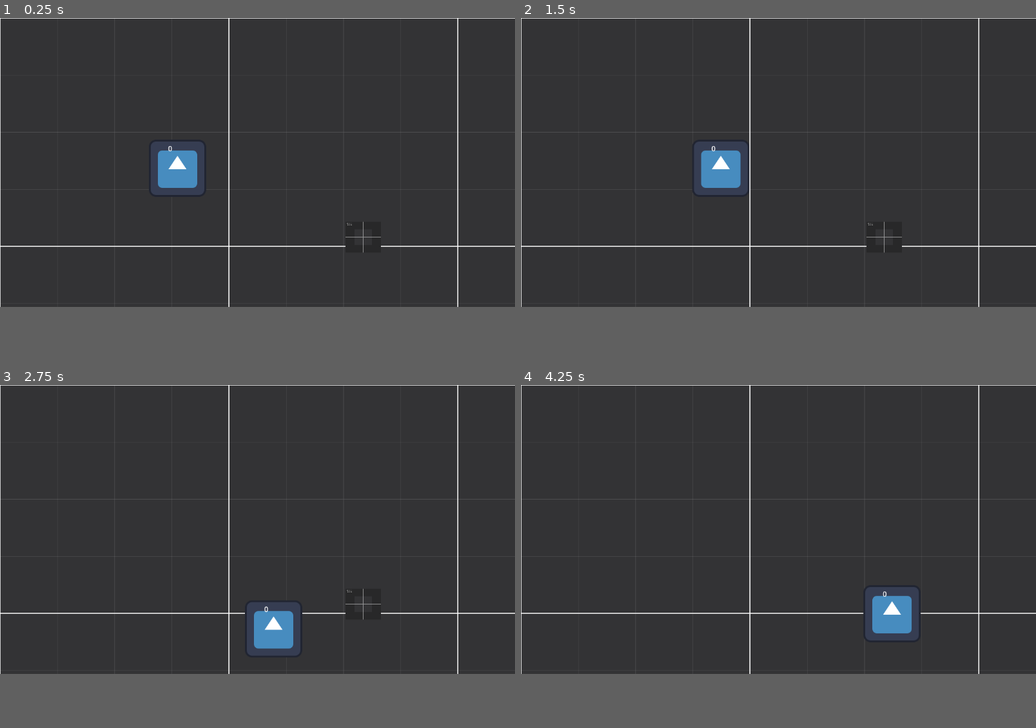
Above: before the commit, frames 1-4 (two rows, left to right).
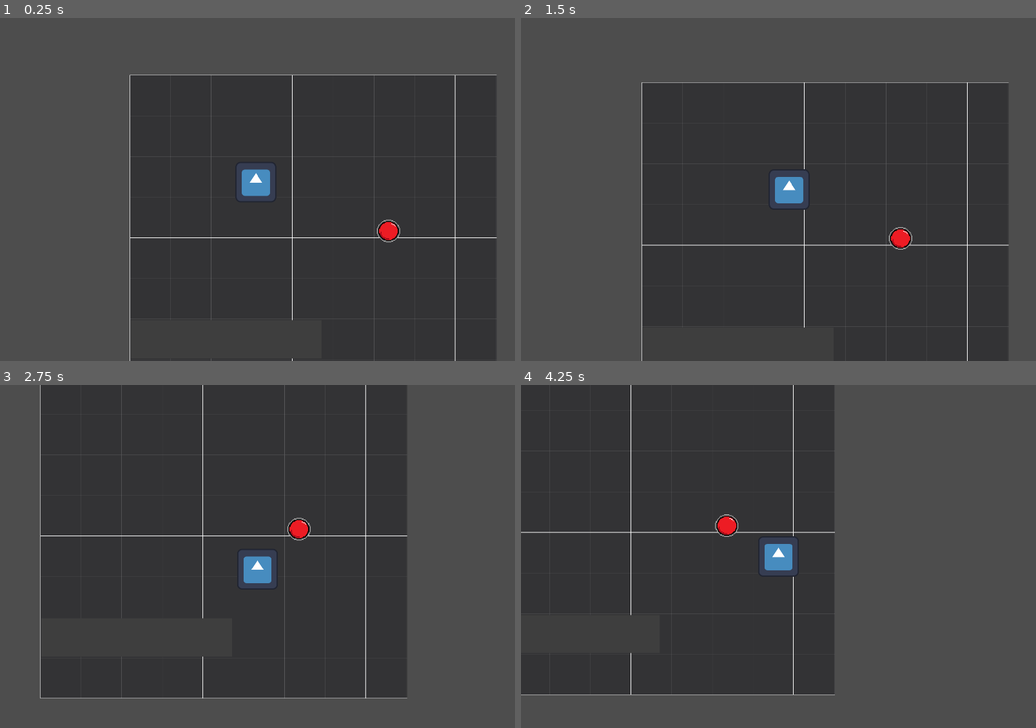
Above: after the commit, the same moments.

Repository: mEthan-e/BrainlessGameJam
Game: Godot game, scene res://Scenes/Levels/main.tscn
The game is run twice, just before and just after one commit, with the same random seed, the same clock (stepped at 60 frames per second) and the same inputs. Before the commit the project starts from res://Scenes/main.tscn. The engine's default icon, where the game draws it, is replaced by a stand-in: a white triangle on a blue panel in a dark square.
Inputs (mouse positions are in pixels of both pictures, inside the frame that each line leads up to; where the layout moved, square brackets give the same spot in the first picture):
- Up to frame 1 (0.25 s): no input
- Up to frame 2 (1.5 s): click (778, 162) [696, 168] at 0.5 s; tap Enter at 1.25 s; hold D (right) from 1.28 s (still down); tap Z (merge, bound only before the commit) at 1.35 s
- Up to frame 3 (2.75 s): release D (right) at 2.03 s; hold S (down) from 2.03 s (still down); tap Z (merge, bound only before the commit) at 2.1 s
- Up to frame 4 (4.25 s): release S (down) at 2.78 s; hold D (right) 2.78-3.53 s; tap E (split) at 2.85 s; tap Z (merge, bound only before the commit) at 3.05, 3.6 s; hold Q (Regroup, bound only before the commit) from 3.53 s (still down)
In our replay, the window is 799x449 before the commit and 799x533 after it. These sizes can differ from the game's own. Grey fills any space a smaller window leaves; there, only what the larger window draws over its background counts as a difference.

The runs differ from the first frame. In frame 1, 44% of the frame differs, in the area x 0-100%, y 0-100%; in frame 2, 45%; in frame 3, 33%; in frame 4, 37%.

Commit message:
Huge Update
Added camera switching and following, doors, made better buttons, and some other shit

Diff:
--- /dev/null
+++ b/brainless-game-jam-game/Scenes/Essentials/camera.tscn
@@ -0,0 +1,9 @@
+[gd_scene format=3 uid="uid://ddicf3rvq1hck"]
+
+[ext_resource type="Script" uid="uid://cln3wfylqp6dr" path="res://Scripts/camera_follow.gd" id="1_375tr"]
+
+[node name="Camera" type="Camera2D" unique_id=1898050018]
+position_smoothing_enabled = true
+position_smoothing_speed = 10.0
+editor_draw_limits = true
+script = ExtResource("1_375tr")
--- a/brainless-game-jam-game/Scenes/playerParts/testPlayer.tscn
+++ b/brainless-game-jam-game/Scenes/Essentials/testPlayer.tscn
@@ -23,11 +23,4 @@
 flat = true
 metadata/_edit_use_anchors_ = true
 
-[node name="Label" type="Label" parent="." unique_id=1349143030]
-offset_left = -21.0
-offset_top = -56.0
-offset_right = 19.0
-offset_bottom = -33.0
-text = "ID"
-
 [connection signal="pressed" from="Button" to="." method="_on_button_pressed"]
--- /dev/null
+++ b/brainless-game-jam-game/Scenes/LevelDesign/bridge.tscn
@@ -0,0 +1,23 @@
+[gd_scene format=3 uid="uid://cptd3dyi3j6ja"]
+
+[ext_resource type="Script" uid="uid://4111jofjex2g" path="res://bridge.gd" id="1_3mp33"]
+
+[sub_resource type="RectangleShape2D" id="RectangleShape2D_ys4pu"]
+size = Vector2(39, 39)
+
+[node name="Bridge" type="StaticBody2D" unique_id=1914672110]
+scale = Vector2(3, 3)
+script = ExtResource("1_3mp33")
+
+[node name="CollisionShape2D" type="CollisionShape2D" parent="." unique_id=201390087]
+position = Vector2(20.166668, 20.166668)
+shape = SubResource("RectangleShape2D_ys4pu")
+
+[node name="ColorRect" type="ColorRect" parent="." unique_id=987458050]
+offset_left = 20.333334
+offset_top = 20.333334
+offset_right = 60.333336
+offset_bottom = 60.333336
+offset_transform_enabled = true
+offset_transform_position = Vector2(-19.83, -20.055)
+color = Color(0.24477637, 0.2447764, 0.24477637, 1)
--- /dev/null
+++ b/brainless-game-jam-game/Scenes/LevelDesign/button.tscn
@@ -0,0 +1,26 @@
+[gd_scene format=3 uid="uid://chcs4eibohqhi"]
+
+[ext_resource type="Script" uid="uid://c01q7n361vphh" path="res://Scripts/button.gd" id="1_0kpiu"]
+[ext_resource type="Texture2D" uid="uid://cmfyvmtjlqk35" path="res://Textures/button.png" id="2_0kpiu"]
+[ext_resource type="Texture2D" uid="uid://csbpfbshtslsv" path="res://Textures/button_pressed.png" id="3_smycg"]
+
+[sub_resource type="RectangleShape2D" id="RectangleShape2D_ht7lc"]
+size = Vector2(73, 71)
+
+[node name="Button" type="Node2D" unique_id=1649036504]
+script = ExtResource("1_0kpiu")
+basic_texture = ExtResource("2_0kpiu")
+pressed_texture = ExtResource("3_smycg")
+
+[node name="Area2D" type="Area2D" parent="." unique_id=445931652]
+
+[node name="Button" type="Sprite2D" parent="Area2D" unique_id=816067832]
+scale = Vector2(2.359375, 2.359375)
+texture = ExtResource("2_0kpiu")
+
+[node name="CollisionShape2D" type="CollisionShape2D" parent="Area2D" unique_id=1212045520]
+position = Vector2(1.5, 0.5)
+shape = SubResource("RectangleShape2D_ht7lc")
+
+[connection signal="body_entered" from="Area2D" to="." method="_on_body_entered"]
+[connection signal="body_exited" from="Area2D" to="." method="_on_body_exited"]
--- /dev/null
+++ b/brainless-game-jam-game/Scenes/LevelDesign/wall.tscn
@@ -0,0 +1,16 @@
+[gd_scene format=3 uid="uid://dijj71fhxb6xw"]
+
+[sub_resource type="RectangleShape2D" id="RectangleShape2D_pb32r"]
+size = Vector2(2223, 563)
+
+[node name="Wall" type="StaticBody2D" unique_id=1311654722]
+
+[node name="CollisionShape2D" type="CollisionShape2D" parent="." unique_id=104799808]
+position = Vector2(1108.5, -201.5)
+shape = SubResource("RectangleShape2D_pb32r")
+
+[node name="ColorRect" type="ColorRect" parent="." unique_id=165637298]
+offset_top = -1130.0
+offset_right = 2221.0
+offset_bottom = 81.0
+color = Color(0.24115604, 0.24115604, 0.24115604, 1)
--- /dev/null
+++ b/brainless-game-jam-game/Scenes/Levels/main.tscn
@@ -0,0 +1,32 @@
+[gd_scene format=3 uid="uid://dvtwiau6yd6nj"]
+
+[ext_resource type="Texture2D" uid="uid://bl17ur46t82ft" path="res://Dark/texture_01.png" id="1_7i1ub"]
+[ext_resource type="PackedScene" uid="uid://chcs4eibohqhi" path="res://Scenes/LevelDesign/button.tscn" id="2_w0lsm"]
+[ext_resource type="PackedScene" uid="uid://cnivocjgwguo8" path="res://Scenes/Essentials/testPlayer.tscn" id="3_tpkgp"]
+[ext_resource type="PackedScene" uid="uid://ddicf3rvq1hck" path="res://Scenes/Essentials/camera.tscn" id="4_irfg1"]
+[ext_resource type="PackedScene" uid="uid://cptd3dyi3j6ja" path="res://Scenes/LevelDesign/bridge.tscn" id="5_5sf7f"]
+
+[node name="Main" type="Node2D" unique_id=47202430]
+
+[node name="BG" type="TextureRect" parent="." unique_id=334352541]
+offset_right = 1154.0
+offset_bottom = 1024.0
+mouse_filter = 2
+texture = ExtResource("1_7i1ub")
+stretch_mode = 1
+
+[node name="Button" parent="." unique_id=1649036504 instance=ExtResource("2_w0lsm")]
+position = Vector2(813, 491)
+
+[node name="TestPlayer" parent="." unique_id=1252202136 instance=ExtResource("3_tpkgp")]
+position = Vector2(397, 337)
+
+[node name="Camera" parent="." unique_id=1898050018 instance=ExtResource("4_irfg1")]
+position = Vector2(461, 636)
+
+[node name="Bridge" parent="." unique_id=1914672110 instance=ExtResource("5_5sf7f")]
+position = Vector2(1.0000153, 772)
+scale = Vector2(15, 3)
+extention_length = 1.0
+
+[connection signal="button_pressed" from="Button" to="Bridge" method="extend" binds= [10.0]]
--- /dev/null
+++ b/brainless-game-jam-game/Scenes/Levels/tutorial.tscn
@@ -0,0 +1,54 @@
+[gd_scene format=3 uid="uid://c8sem0bcll1vv"]
+
+[ext_resource type="Texture2D" uid="uid://tpefjkhtaub" path="res://Textures/wasd.png" id="1_fenkg"]
+[ext_resource type="PackedScene" uid="uid://cnivocjgwguo8" path="res://Scenes/Essentials/testPlayer.tscn" id="2_302wg"]
+[ext_resource type="PackedScene" uid="uid://ddicf3rvq1hck" path="res://Scenes/Essentials/camera.tscn" id="3_idsh5"]
+[ext_resource type="PackedScene" uid="uid://cptd3dyi3j6ja" path="res://Scenes/LevelDesign/bridge.tscn" id="3_mhlsa"]
+[ext_resource type="PackedScene" uid="uid://dijj71fhxb6xw" path="res://Scenes/LevelDesign/wall.tscn" id="4_mhlsa"]
+[ext_resource type="PackedScene" uid="uid://chcs4eibohqhi" path="res://Scenes/LevelDesign/button.tscn" id="5_l2k66"]
+
+[node name="Tutorial" type="Node2D" unique_id=282511073]
+
+[node name="Label" type="Label" parent="." unique_id=1775194798]
+offset_left = 1654.0
+offset_top = 97.0
+offset_right = 2671.0
+offset_bottom = 279.0
+theme_override_font_sizes/font_size = 133
+text = "SPLIT TUTORIAL"
+
+[node name="Wasd" type="Sprite2D" parent="." unique_id=546777975]
+modulate = Color(1, 1, 1, 0.38431373)
+position = Vector2(754, 271)
+scale = Vector2(10.71875, 10.71875)
+texture = ExtResource("1_fenkg")
+
+[node name="Camera" parent="." unique_id=1898050018 instance=ExtResource("3_idsh5")]
+position = Vector2(201, -60)
+
+[node name="Bridge" parent="." unique_id=1914672110 instance=ExtResource("3_mhlsa")]
+position = Vector2(2412, 1215)
+rotation = -1.5707964
+scale = Vector2(30, 3)
+extention_length = 0.0
+
+[node name="Wall" parent="." unique_id=1311654722 instance=ExtResource("4_mhlsa")]
+scale = Vector2(2.1199996, 1)
+
+[node name="Wall3" parent="." unique_id=302341097 instance=ExtResource("4_mhlsa")]
+position = Vector2(-10, 1075)
+rotation = -3.1415927
+scale = Vector2(-2.120003, 1)
+
+[node name="Wall2" parent="." unique_id=878184505 instance=ExtResource("4_mhlsa")]
+position = Vector2(-68, 2272)
+rotation = 4.712389
+scale = Vector2(1.5443782, 1)
+
+[node name="Button" parent="." unique_id=1649036504 instance=ExtResource("5_l2k66")]
+position = Vector2(2002, 728)
+
+[node name="TestPlayer" parent="." unique_id=1252202136 instance=ExtResource("2_302wg")]
+position = Vector2(82, 170)
+
+[connection signal="button_pressed" from="Button" to="Bridge" method="extend" binds= [5.0]]
--- a/brainless-game-jam-game/Scenes/button.tscn
+++ /dev/null
@@ -1,22 +0,0 @@
-[gd_scene format=3 uid="uid://chcs4eibohqhi"]
-
-[ext_resource type="Script" uid="uid://cv4wq375vns4e" path="res://Scripts/pressbutton.gd" id="1_4xj2j"]
-[ext_resource type="Texture2D" uid="uid://dcxt5dq5hrcm3" path="res://Dark/texture_12.png" id="2_odr81"]
-
-[sub_resource type="RectangleShape2D" id="RectangleShape2D_ht7lc"]
-size = Vector2(78, 68)
-
-[node name="Button" type="Node2D" unique_id=1649036504]
-
-[node name="Area2D" type="Area2D" parent="." unique_id=445931652]
-script = ExtResource("1_4xj2j")
-
-[node name="Texture" type="Sprite2D" parent="Area2D" unique_id=1636757587]
-position = Vector2(-0.5, 0.5)
-scale = Vector2(0.077148445, 0.06738282)
-texture = ExtResource("2_odr81")
-
-[node name="CollisionShape2D" type="CollisionShape2D" parent="Area2D" unique_id=1212045520]
-shape = SubResource("RectangleShape2D_ht7lc")
-
-[connection signal="body_entered" from="Area2D" to="Area2D" method="_on_body_entered"]
--- a/brainless-game-jam-game/Scenes/main.tscn
+++ /dev/null
@@ -1,20 +0,0 @@
-[gd_scene format=3 uid="uid://dvtwiau6yd6nj"]
-
-[ext_resource type="Texture2D" uid="uid://bl17ur46t82ft" path="res://Dark/texture_01.png" id="1_bo1nx"]
-[ext_resource type="PackedScene" uid="uid://cnivocjgwguo8" path="res://Scenes/playerParts/testPlayer.tscn" id="1_jjgbg"]
-[ext_resource type="PackedScene" uid="uid://chcs4eibohqhi" path="res://Scenes/button.tscn" id="3_8gbba"]
-
-[node name="Main" type="Node2D" unique_id=47202430]
-
-[node name="TextureRect" type="TextureRect" parent="." unique_id=334352541]
-offset_right = 1154.0
-offset_bottom = 1024.0
-mouse_filter = 2
-texture = ExtResource("1_bo1nx")
-stretch_mode = 1
-
-[node name="Button" parent="." unique_id=1649036504 instance=ExtResource("3_8gbba")]
-position = Vector2(813, 491)
-
-[node name="TestPlayer" parent="." unique_id=1252202136 instance=ExtResource("1_jjgbg")]
-position = Vector2(397, 337)
--- /dev/null
+++ b/brainless-game-jam-game/Scripts/button.gd
@@ -0,0 +1,25 @@
+extends Node2D
+
+@onready var button: Sprite2D = $Area2D/Button
+@export var basic_texture: Texture
+@export var pressed_texture: Texture
+var current_body
+signal button_pressed
+
+var pressed: bool = false
+
+func _on_body_entered(body: Node2D) -> void:
+	if (body.is_in_group("players") && !pressed):
+		current_body = body
+		button.texture = pressed_texture
+		pressed = true
+
+
+func _on_body_exited(body: Node2D) -> void:
+	if (body.is_in_group("players") && body == current_body):
+		button.texture = basic_texture
+		pressed = false
+
+func _process(delta: float) -> void:
+	if (pressed):
+		emit_signal("button_pressed")
--- /dev/null
+++ b/brainless-game-jam-game/Scripts/camera_follow.gd
@@ -0,0 +1,8 @@
+extends Camera2D
+
+
+func _process(delta: float) -> void:
+	for sibling in get_parent().get_children():
+		if (sibling.is_in_group("players")):
+			if(sibling.is_controlling):
+				position = sibling.position
--- a/brainless-game-jam-game/Scripts/pressbutton.gd
+++ /dev/null
@@ -1,6 +0,0 @@
-extends Area2D
-
-func _on_body_entered(body: Node2D) -> void:
-
-	if body.name == "TestPlayer" or body.name == "testPlayer":
-		print("Button triggered!")
--- a/brainless-game-jam-game/Scripts/test_player.gd
+++ b/brainless-game-jam-game/Scripts/test_player.gd
@@ -2,15 +2,14 @@
 
 @export var split_count: int = 2
 @export var max_splits: int = 2
-var player := load("res://Scenes/playerParts/testPlayer.tscn")
+var player := load("res://Scenes/Essentials/testPlayer.tscn")
 var current_split_count
 var is_controlling: bool
 var id: int = 0
 var id_to_assign: int = 0
 var prev_id: int
-@onready var label: Label = $Label # for testing
 
-const SPEED = 300.0
+const SPEED = 400.0
 var direction
 
 func _ready() -> void:
@@ -81,15 +80,13 @@
 		if (id <= 0):
 			return
 		var mergeable: bool = false
-		var mean_pos: Vector2
-		var clone_count: int = 0
+		var mean_pos: Vector2 = Vector2.ZERO
 
 
 		for clone in get_parent().get_children():
 			if (clone.is_in_group("players") && clone.is_in_group(str(id_to_merge))):
 				mergeable = true
-				mean_pos += position
-				clone_count += 1
+				mean_pos += clone.position
 				print("clone of id %s deleted" % [clone.id])
 				clone.queue_free()
 
@@ -100,7 +97,7 @@
 			new_player.current_split_count = current_split_count
 			id_to_assign = prev_id
 			new_player.id = id_to_assign
-			new_player.position = mean_pos / clone_count
+			new_player.position = position
 			new_player.is_controlling = true
 			if (!is_controlling):
 				return
@@ -142,7 +139,6 @@
 		get_parent().add_child(merged_player) # why use get_parent().add_child() instead of add_sibling()?
 
 func _process(delta: float) -> void:
-	label.text = str(id)
 	manage_split()
 	manage_merge()
 
--- /dev/null
+++ b/brainless-game-jam-game/bridge.gd
@@ -0,0 +1,23 @@
+extends StaticBody2D
+
+@export var extention_length: float = 5.0
+var extending: bool = false
+@onready var original_length: float = scale.x
+var last_scale: float
+
+func extend(time: int) -> void:
+	if(scale.x == extention_length):
+		return
+	scale.x = lerp(scale.x, extention_length, time * get_process_delta_time())
+
+func _process(delta: float) -> void:
+	if(scale.x != last_scale):
+		extending = true
+	elif(scale.x != extention_length):
+		extending = false
+	else:
+		extending = true
+	if (!extending && scale.x != extention_length):
+		scale.x = lerp(scale.x, original_length, 2 * get_process_delta_time())
+
+	last_scale = scale.x
--- a/brainless-game-jam-game/project.godot
+++ b/brainless-game-jam-game/project.godot
@@ -19,9 +19,19 @@
 config/features=PackedStringArray("4.7", "Mobile")
 config/icon="res://icon.svg"
 
+[display]
+
+window/size/viewport_width=1620
+window/size/viewport_height=1080
+window/size/mode=2
+
 [dotnet]
 
 project/assembly_name="BrainlessGameJamGame"
+
+[editor]
+
+movie_writer/movie_file="D:/Github/BrainlessGameJam/brainless-game-jam-game/Recordings/game_recording.ogv"
 
 [input]
 
@@ -52,15 +62,15 @@
 }
 Regroup={
 "deadzone": 0.2,
-"events": [Object(InputEventKey,"resource_local_to_scene":false,"resource_name":"","device":-1,"window_id":0,"alt_pressed":false,"shift_pressed":false,"ctrl_pressed":false,"meta_pressed":false,"pressed":false,"keycode":0,"physical_keycode":81,"key_label":0,"unicode":113,"location":0,"echo":false,"script":null)
-]
+"events": []
 }
 merge={
 "deadzone": 0.2,
-"events": [Object(InputEventKey,"resource_local_to_scene":fa …(140 unchanged characters)… d":false,"keycode":0,"physical_keycode":90,"key_label":0,"unicode":122,"location":0,"echo":false,"script":null)
+"events": [Object(InputEventKey,"resource_local_to_scene":fa …(140 unchanged characters)… d":false,"keycode":0,"physical_keycode":81,"key_label":0,"unicode":113,"location":0,"echo":false,"script":null)
 ]
 }
 
 [rendering]
 
+textures/canvas_textures/default_texture_filter=0
 renderer/rendering_method="mobile"
Binary file added: brainless-game-jam-game/Fonts/Audex-Regular.ttf
Not shown, added: brainless-game-jam-game/Fonts/Audex-Regular.ttf.import
Not shown, added: brainless-game-jam-game/Recordings/game_recording.ogv.uid
Not shown, added: brainless-game-jam-game/Scripts/button.gd.uid
Not shown, added: brainless-game-jam-game/Scripts/camera_follow.gd.uid
Not shown, removed: brainless-game-jam-game/Scripts/pressbutton.gd.uid
Binary file added: brainless-game-jam-game/Textures/button.png
Not shown, added: brainless-game-jam-game/Textures/button.png.import
Binary file added: brainless-game-jam-game/Textures/button_pressed.png
Not shown, added: brainless-game-jam-game/Textures/button_pressed.png.import
Binary file added: brainless-game-jam-game/Textures/wasd.png
Not shown, added: brainless-game-jam-game/Textures/wasd.png.import
(and 2 more such lines)
